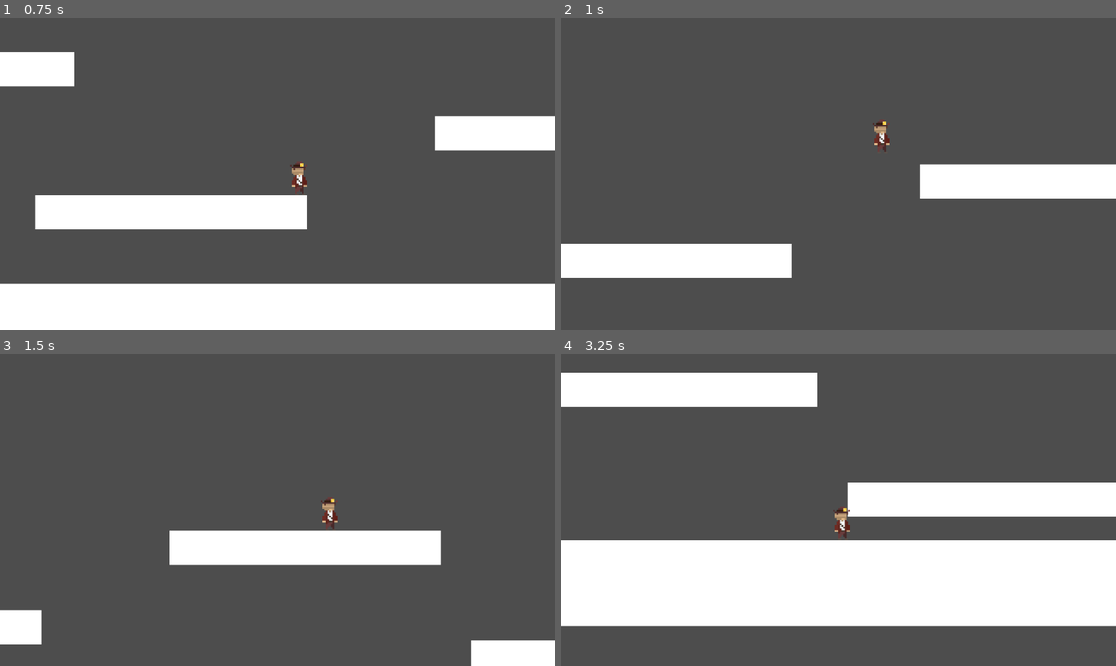
Above: before the commit, frames 1-4 (two rows, left to right).
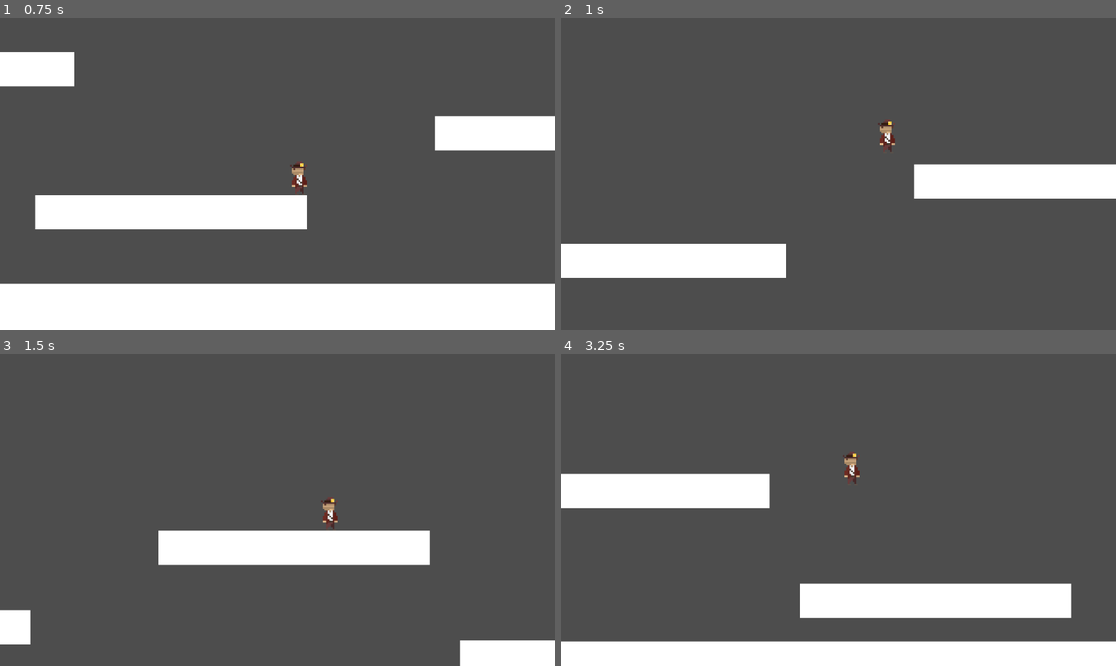
Above: after the commit, the same moments.

Repository: Spiderpat12/Project
Game: Godot game, scene res://Scene/prototybe.tscn
The game is run twice, just before and just after one commit, with the same random seed, the same clock (stepped at 60 frames per second) and the same inputs. The project has no main scene, so this scene is started directly.
Inputs:
- Up to frame 1 (0.75 s): hold Right (ui_right) from 0.53 s (still down); tap Shift (DashButton) at 0.6 s
- Up to frame 2 (1 s): keep holding Right (ui_right); tap Space (ui_accept) at 0.77 s
- Up to frame 3 (1.5 s): keep holding Right (ui_right); tap Shift (DashButton) at 1.35 s
- Up to frame 4 (3.25 s): tap Space (ui_accept) at 1.52, 3.02 s; release Right (ui_right) at 2.03 s; hold Left (ui_left) 2.03-2.78 s; tap Shift (DashButton) at 2.1, 2.85 s; hold Right (ui_right) from 2.78 s (still down)

Frame 1 is identical in both runs. In frame 2, 0.5% of the frame differs, in the area x 40-65%, y 32-84%; in frame 3, 0.9%; in frame 4, 45%, in the area x 0-100%, y 6-100%.

Commit message:
dash for player 2

Diff:
--- a/Scene/prototybe.tscn
+++ b/Scene/prototybe.tscn
@@ -88,7 +88,7 @@
 jump = 400.0
 gravit = 20.0
 acceleration = 900.0
-divMul = 12
+divMul = 100
 Chapters = 0
 
 [node name="Sprite2D" type="Sprite2D" parent="Player"]
--- a/Scripts/Player.gd
+++ b/Scripts/Player.gd
@@ -3,7 +3,7 @@
 var coyoteTimer : float = 0.3
 var CanJump : bool = false
 var dashSpeed : float
-var dashLenght = 0.2
+var dashLenght = 0.25
 
 
 @export var normalSpeed : float
@@ -19,6 +19,7 @@
 	dashSpeed = normalSpeed * divMul
 
 func _physics_process(delta):
+	print(normalSpeed)
 	Gravity(delta)
 	MoveMent(delta)
 	Jump()
